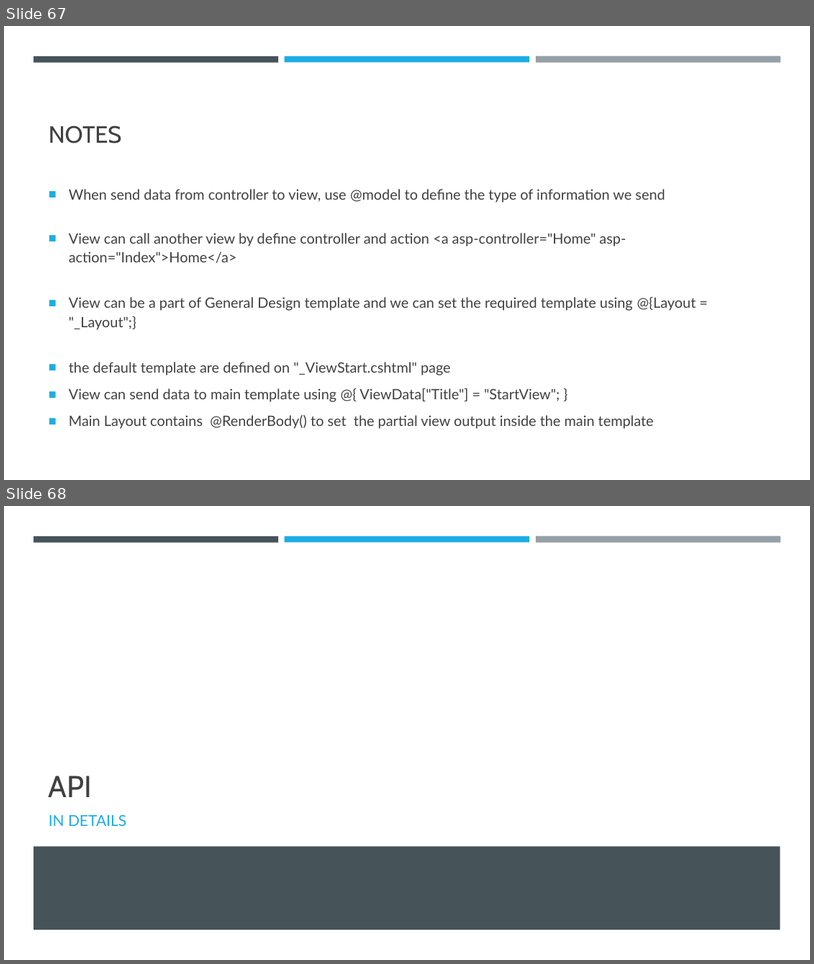
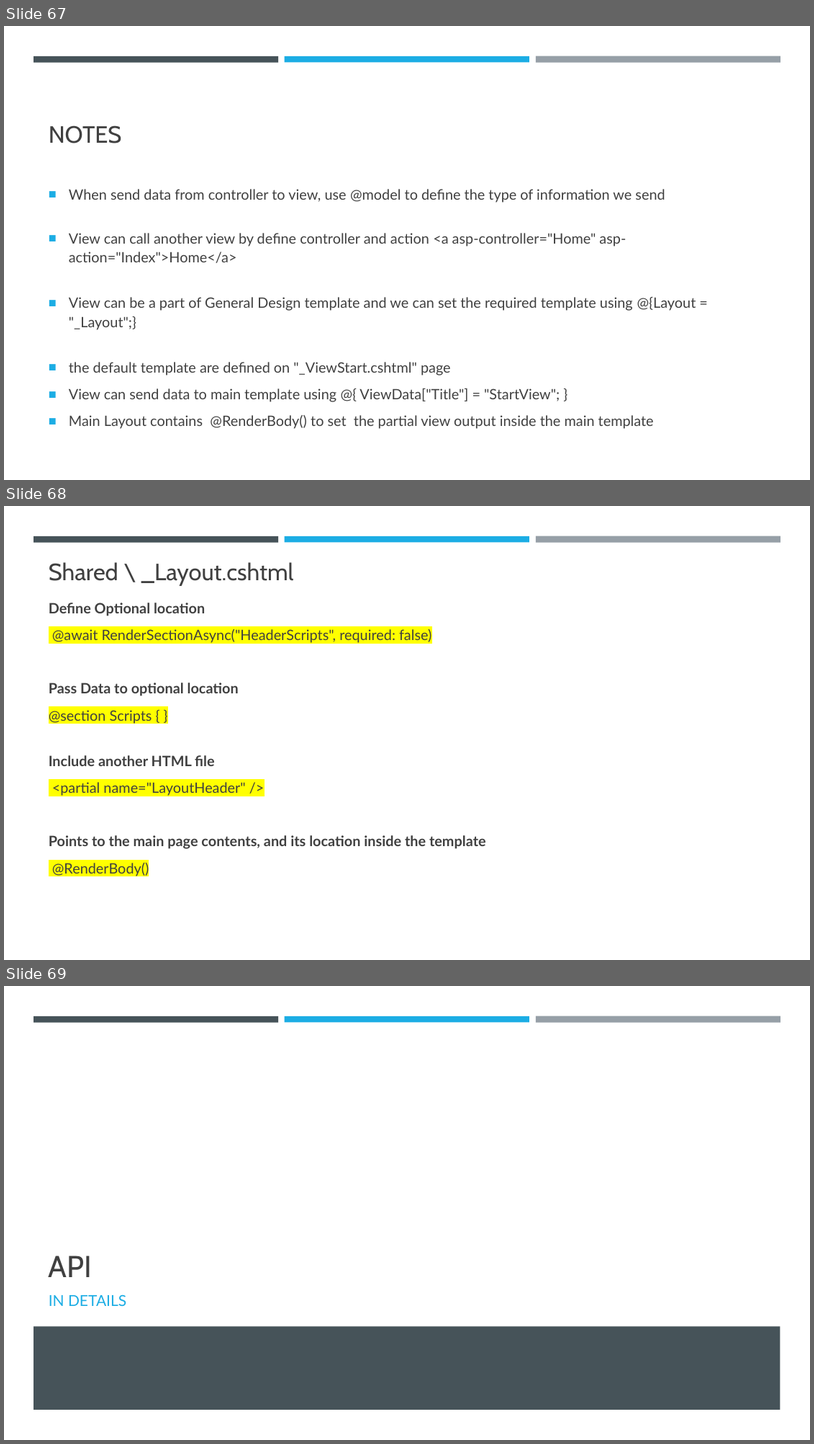
Before and after one commit to rafie-tarabay/BUE, a slide deck: Net Core 5.pptx. Shown one above the other, each under a label of ours: slides 67 and 68 before the commit, slides 67, 68 and 69 after it. The pictures are 814x964 and 814x1444 pixels, drawn with LibreOffice and Linux fonts; fonts in the diff are those of the drawing. Boxes give left, top, right and bottom in pixels: in the first picture for what was removed or moved away, otherwise in the second. Text is boxed around its words. In the diff, an @@ line names an element or a change of style, - is before the commit and + after.

```diff
--- a/Net Core 5.pptx
+++ b/Net Core 5.pptx
@@ slide 68 added at <box>4,506,810,960</box>, background #FFFFFF; not listed: 3 template elements that a slide beside it also shows @@
@@ title added at <box>49,562,294,586</box>, 28 pt, text #404040 @@
+Shared \ _Layout.cshtml
@@ text added at <box>49,602,486,877</box>, 17 pt, text #404040, bold @@
+Define Optional location
+@await RenderSectionAsync("HeaderScripts", required: false)
+Pass Data to optional location
+@section Scripts { }
+Include another HTML file
+<partial name="LayoutHeader" />
+Points to the main page contents, and its location inside the template
+@RenderBody()
@@ what was slide 68 is now slide 69 @@
```
Also in this commit, not shown: 3 slides changed.
